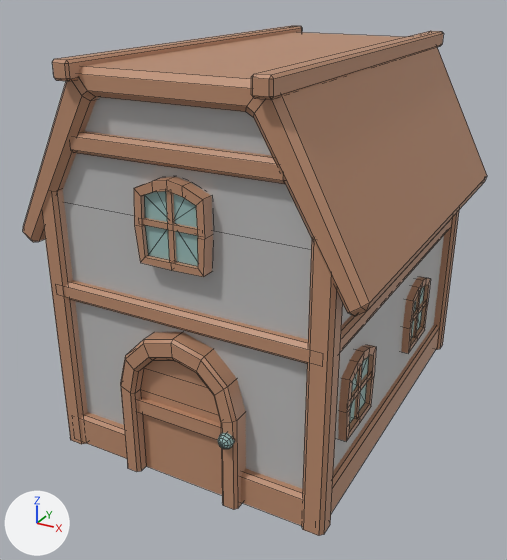
What one commit did to the FBX model public/data/asset-resources/House.fbx.
Before and after are seen from a camera (50 mm lens) standing at (8.14, -15.87, 11.38) and looking at (-0.32, -0.48, 3.68). Arrows for +X, +Y and +Z are at lower left; the lights stay in place. Mesh edges are drawn as thin lines. Where no turn or scale is listed for an object, it has been applied to the vertices.

The first picture shows 'House'.
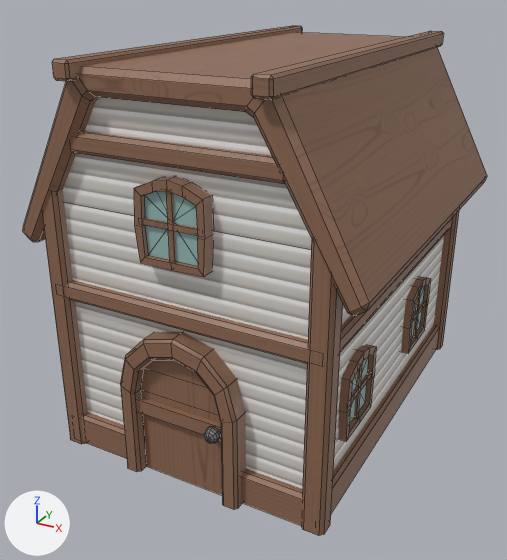
The newer file is also turned or shifted as a whole; pictures and numbers use the older file's frame.

Boxes [x1, y1, x2, y2] around the edits, measured in the pictures (507 x 560 px; the box of a moved part takes in the faces that stretch with it):
'House', surface changed, reshaped
    both: [23, 26, 487, 536]
part 1 of me_mesh, moved or reshaped
    before: [218, 433, 235, 449]
    after: [204, 427, 221, 443]
part 2 of me_mesh, surface changed
    both: [23, 26, 487, 536]

The change in detail:
Picture 'Wood wall_Base_Color.png' (img_wood_wall_base_color_png) is new.
Picture 'Wood_Base_Color.png' (img_wood_base_color_png) is new.
In material 'Wood' (mat_wood), base_color is no longer (0.5, 0.26, 0.154), brown #bc8b6d.
In material 'Wood' (mat_wood), texture is now set to img_wood_base_color_png.
In material 'White1' (mat_white1), base_color is no longer (0.5, 0.5, 0.5), grey #bcbcbc.
In material 'White1' (mat_white1), texture is now set to img_wood_wall_base_color_png.
Material 'Rocks' (mat_rocks) is new.
Its base color is (0.205, 0.205, 0.205) (grey #7d7d7d).
me_mesh is used by ob_house; location (0.0, 0.0, 0.0).
me_mesh had 847 vertices, 750 faces and spanned x -4.28..4.4, y -5.14..5.81, z 0.0..9.78.
me_mesh now has 787 vertices, 689 faces and spans x -4.28..4.4, y -5.06..5.81, z 0.0..9.78.
me_mesh part 1: the loose piece of 58 vertices spanning x 1.25..1.64, y -5.14..-4.75, z 1.71..2.1 is moved by (-0.41, 0.09, -0.05), in mat_rocks (grey #7d7d7d).
me_mesh part 2: 587 kept faces spanning x -4.28..4.4, y -5.06..5.81, z 0.0..9.78 get new texture (UV) coordinates.
me_mesh now uses material mat_rocks (grey #7d7d7d).
